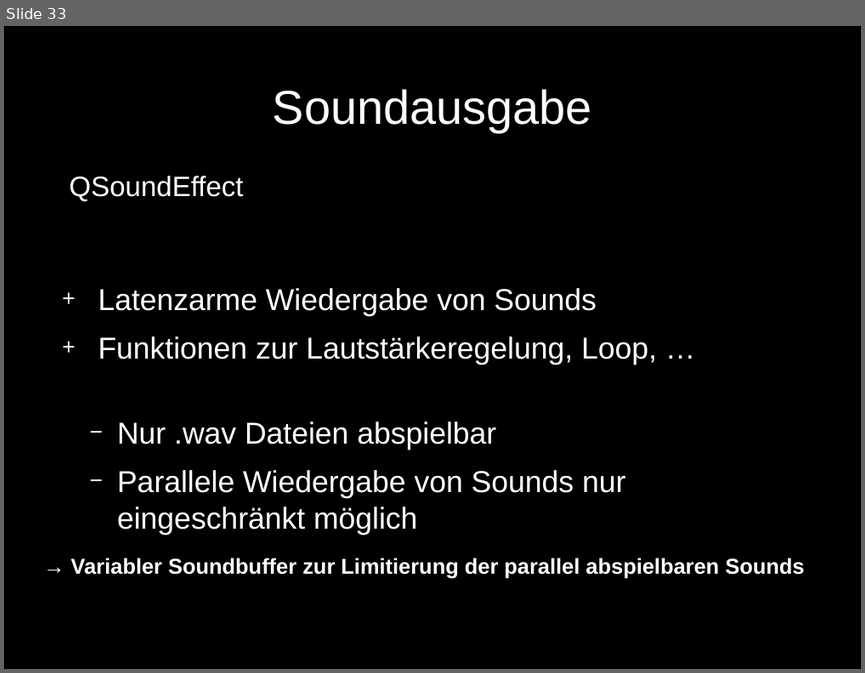
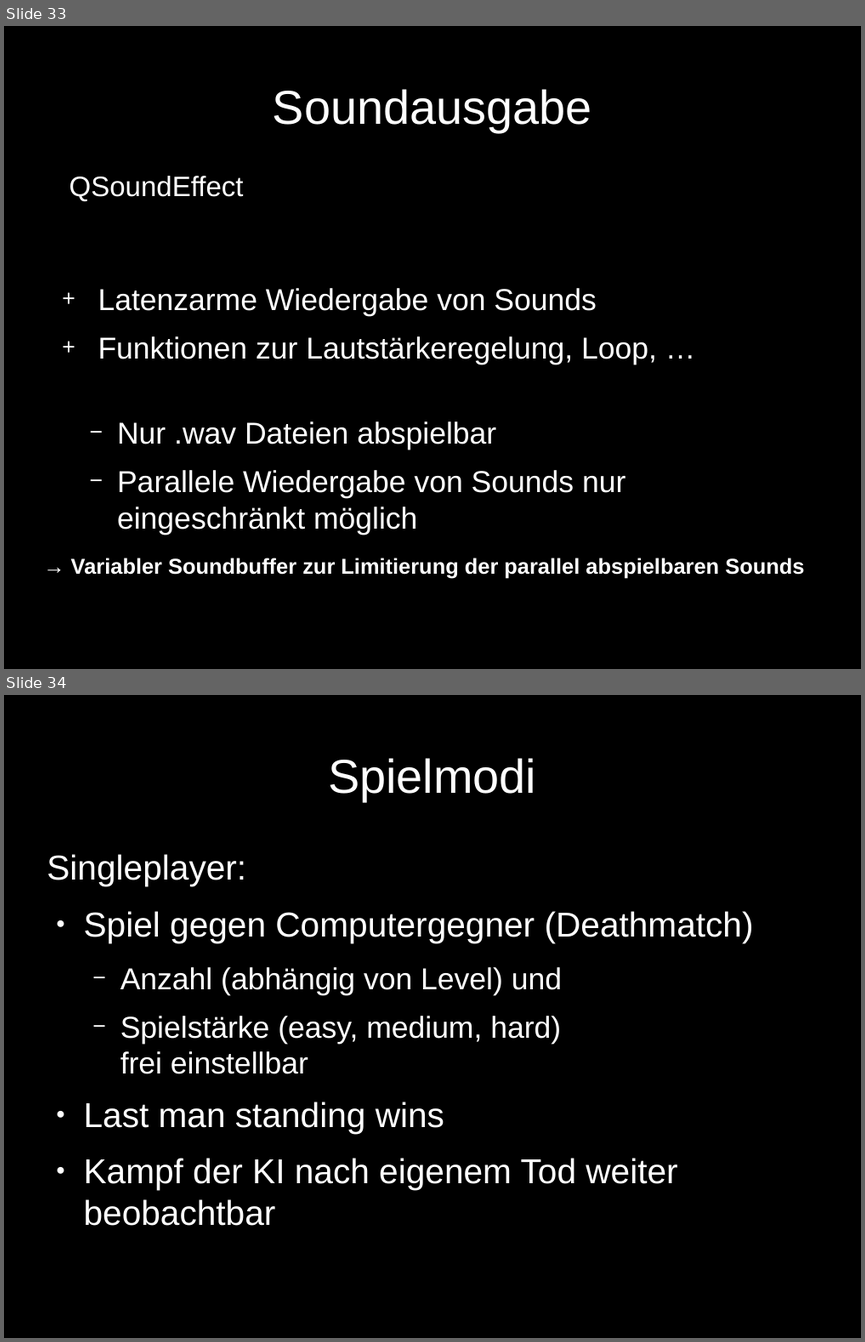
Before and after one commit to benediktibk/bomberman, a slide deck: documents/presentation/presentation.odp. Shown one above the other, each under a label of ours: slide 33 before the commit, slides 33 and 34 after it. The pictures are 865x673 and 865x1342 pixels, drawn with LibreOffice and Linux fonts; fonts in the diff are those of the drawing. Boxes give left, top, right and bottom in pixels: in the first picture for what was removed or moved away, otherwise in the second. Text is boxed around its words. In the diff, an @@ line names an element or a change of style, - is before the commit and + after.

```diff
--- a/documents/presentation/presentation.odp
+++ b/documents/presentation/presentation.odp
@@ slide 34 added at bbox=[4, 695, 861, 1338], background #000000 @@
@@ title added at bbox=[328, 758, 536, 801], 44 pt, text #FFFFFF @@
+Spielmodi
@@ text added at bbox=[46, 854, 754, 1225], 32 pt, text #FFFFFF @@
+Singleplayer:
+● Spiel gegen Computergegner (Deathmatch)
+  − Anzahl (abhängig von Level) und
+  − Spielstärke (easy, medium, hard)
+    frei einstellbar
+● Last man standing wins
+● Kampf der KI nach eigenem Tod weiter beobachtbar
```
Also in this commit, not shown: 2 slides changed, 2 other slides added, 2 slides removed.
